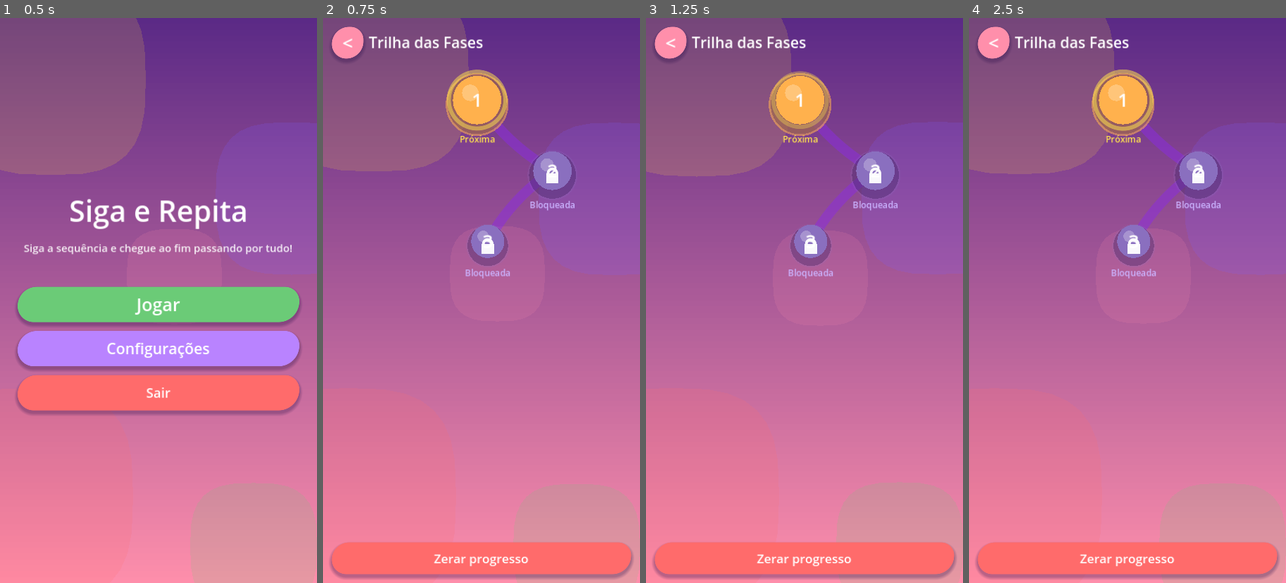
Above: before the commit, frames 1-4 (left to right).
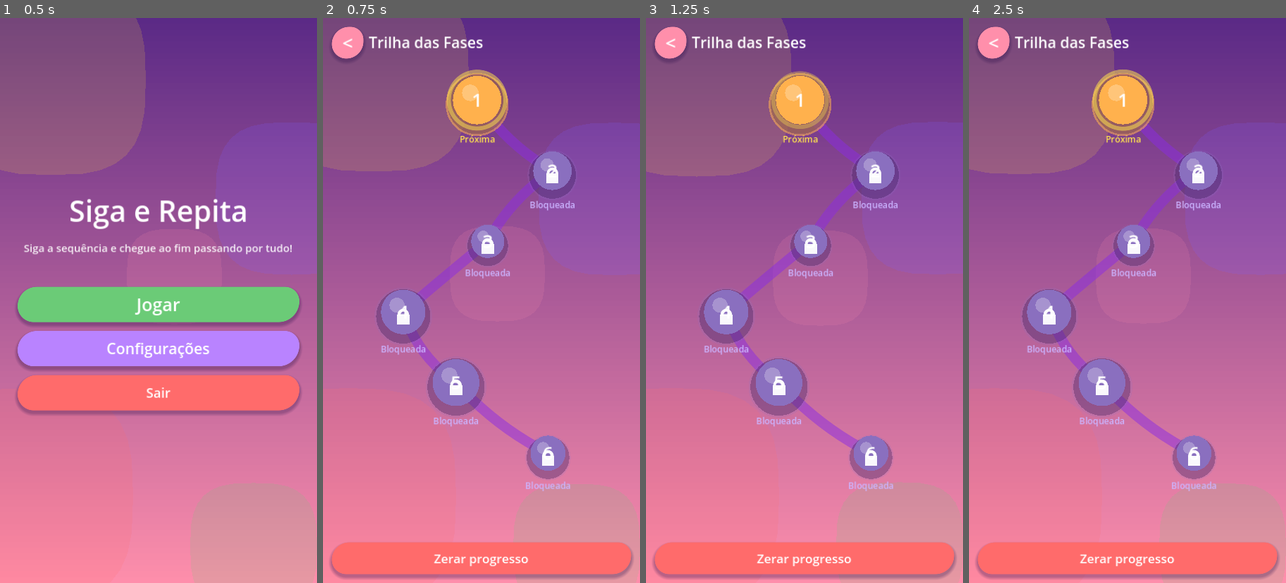
Above: after the commit, the same moments.

Repository: robertoaraujomf/Amarelo-Game-Siga-E-Repita
Game: Godot game, scene res://scenes/ui/MainMenu.tscn
Same seed, same stepped clock (60 frames per second), same inputs: the game is played once before the commit and once after it.
Inputs:
- Up to frame 1 (0.5 s): no input
- Up to frame 2 (0.75 s): click "Jogar" at 0.5 s
- Up to frame 3 (1.25 s): no input
- Up to frame 4 (2.5 s): click "<" at 1.25 s; click "Jogar" at 2 s

Frame 1 is identical in both runs. In frame 2, 4.7% of the frame differs, in the area x 16-78%, y 41-84%; in frame 3, 4.7%; in frame 4, 4.7%.

Commit message:
feat: fases 1-6 completas com notacao nova (&, §, br) e motor de regras atualizado

Diff:
--- a/levels/level_01.json
+++ b/levels/level_01.json
@@ -2,10 +2,10 @@
   "id": 1,
   "sequences": [["1", "2", "3", "4"]],
   "matrix": [
-    "XXX43XXXX",
-    "XXX12XXXX",
-    "XXX21XXXX",
-    "A1234XXXX",
-    "XXX41234B"
+    "X X X 4 3 X X X X br",
+    "x X X 1 2 X X X X br",
+    "x X X 2 1 X X X X br",
+    "& 1 2 3 4 X X X X br",
+    "X X X 4 1 2 3 4 § br"
   ]
 }
--- a/levels/level_02.json
+++ b/levels/level_02.json
@@ -1,9 +1,10 @@
 {
   "id": 2,
-  "sequences": [["1", "2", "3", "4"]],
+  "sequences": [["2", "5", "3", "9"]],
   "matrix": [
-    "A12",
-    "X43",
-    "XXB"
+    "X X & X X X X br",
+    "3 9 2 5 3 9 § br",
+    "5 9 5 2 X X X br",
+    "2 9 3 9 X X X br"
   ]
 }
--- a/levels/level_03.json
+++ b/levels/level_03.json
@@ -1,12 +1,11 @@
 {
   "id": 3,
-  "sequences": [
-    ["1", "3", "K", "9"],
-    ["2", "P", "5", "7", "8"]
-  ],
+  "sequences": [["B", "U", "1", "8"]],
   "matrix": [
-    "A13K",
-    "P2E9",
-    "578B"
+    "& U 1 8 X X X X X br",
+    "X X X B U X X X X br",
+    "X X X X 1 8 1 X X br",
+    "X X X X X B U X X br",
+    "X X X X X U 1 8 § br"
   ]
 }
--- /dev/null
+++ b/levels/level_04.json
@@ -0,0 +1,10 @@
+{
+  "id": 4,
+  "sequences": [["N", "6", "R", "4"]],
+  "matrix": [
+    "X 6 N X N 4 X X X br",
+    "X R 4 R 6 R X X X br",
+    "X 4 X X N 6 R 4 § br",
+    "& N 6 R 4 N X X X br"
+  ]
+}
--- /dev/null
+++ b/levels/level_05.json
@@ -0,0 +1,13 @@
+{
+  "id": 5,
+  "sequences": [["P", "1", "6", "7"]],
+  "matrix": [
+    "& X X X X § X X X X br",
+    "P X P 1 6 7 X X X X br",
+    "1 6 7 6 1 P 7 X 1 6 br",
+    "6 1 P 7 P 1 6 1 P 7 br",
+    "7 X 7 X 7 6 X 6 7 X br",
+    "P X 6 1 P 1 6 1 6 7 br",
+    "1 6 7 P 1 6 7 P 1 P br"
+  ]
+}
--- /dev/null
+++ b/levels/level_06.json
@@ -0,0 +1,12 @@
+{
+  "id": 6,
+  "sequences": [["L", "8", "P", "1"]],
+  "matrix": [
+    "& L 8 P 1 L 8 P 8 P 1 br",
+    "X X X X X X P 1 L 8 L br",
+    "X X X X X X 8 L 1 P X br",
+    "X X X X X X X X L X X br",
+    "X X X X X X X X 8 P 1 br",
+    "X X X X X X X X X X § br"
+  ]
+}
--- a/scripts/board/Board.gd
+++ b/scripts/board/Board.gd
@@ -38,7 +38,12 @@
 var _is_moving := false
 var _pending_win := false
 var _swipe_start := Vector2.ZERO
+var _swipe_current_pos := Vector2.ZERO
+var _swipe_last_pos := Vector2.ZERO
 var _swipe_active := false
+var _swipe_dir := Vector2i.ZERO
+var _swipe_touch_index := -1
+var _mouse_swiping := false
 var _history: Array = []            # snapshots para "desfazer"
 
 
@@ -134,6 +139,38 @@
 	if camera == null or player == null:
 		return
 	camera.position = _camera_target()
+	if _swipe_active and matrix != null:
+		var d_from_start := _swipe_current_pos - _swipe_start
+		var d_dir := _swipe_current_pos - _swipe_last_pos
+		_swipe_last_pos = _swipe_current_pos
+		var candidate_dir := _swipe_dir
+		if d_dir.length() >= 4.0 or d_from_start.length() >= SWIPE_MIN_DISTANCE:
+			var dd := d_dir
+			if dd.length() < 1.0:
+				dd = d_from_start
+			if dd.length() >= 1.0:
+				if absf(dd.x) >= absf(dd.y):
+					candidate_dir = Vector2i(int(signf(dd.x)), 0)
+				else:
+					candidate_dir = Vector2i(0, int(signf(dd.y)))
+		if candidate_dir != Vector2i.ZERO:
+			_swipe_dir = candidate_dir
+			if not _is_moving:
+				var target := player_cell + _swipe_dir
+				if matrix.is_inside(target) and rules.can_move(player_cell, target):
+					try_move(_swipe_dir)
+				else:
+					_swipe_active = false
+					_swipe_dir = Vector2i.ZERO
+					_swipe_touch_index = -1
+					_mouse_swiping = false
+		elif d_from_start.length() < SWIPE_MIN_DISTANCE:
+			pass
+		else:
+			_swipe_active = false
+			_swipe_dir = Vector2i.ZERO
+			_swipe_touch_index = -1
+			_mouse_swiping = false
 
 
 ## Segue o jogador suavemente, sem deformar proporcao, respeitando as margens
@@ -182,30 +219,71 @@
 
 # ------------------------------------------------------------------- input
 func _unhandled_input(event: InputEvent) -> void:
-	if matrix == null or _is_moving:
-		return
-
-	if event.is_action_pressed("move_up"):
-		try_move(Vector2i(0, -1)); return
-	if event.is_action_pressed("move_down"):
-		try_move(Vector2i(0, 1)); return
-	if event.is_action_pressed("move_left"):
-		try_move(Vector2i(-1, 0)); return
-	if event.is_action_pressed("move_right"):
-		try_move(Vector2i(1, 0)); return
+	if matrix == null:
+		return
+
+	if event is InputEventMouseButton:
+		if event.button_index == MOUSE_BUTTON_LEFT:
+			if event.pressed:
+				_swipe_start = event.position
+				_swipe_current_pos = event.position
+				_swipe_last_pos = event.position
+				_swipe_active = true
+				_mouse_swiping = true
+				_swipe_dir = Vector2i.ZERO
+				_swipe_touch_index = -1000
+			else:
+				_swipe_active = false
+				_mouse_swiping = false
+				_swipe_dir = Vector2i.ZERO
+				_swipe_touch_index = -1
 
 	if event is InputEventScreenTouch:
 		if event.pressed:
 			_swipe_start = event.position
+			_swipe_current_pos = event.position
+			_swipe_last_pos = event.position
 			_swipe_active = true
-		elif _swipe_active:
-			_swipe_active = false
-			_resolve_swipe(event.position - _swipe_start)
-	elif event is InputEventScreenDrag and _swipe_active:
-		var d: Vector2 = event.position - _swipe_start
-		if d.length() >= SWIPE_MIN_DISTANCE:
-			_swipe_active = false
-			_resolve_swipe(d)
+			_swipe_dir = Vector2i.ZERO
+			_swipe_touch_index = event.index
+		else:
+			if _swipe_active and ((_mouse_swiping and event.index == -1000) or event.index == _swipe_touch_index):
+				_swipe_active = false
+				_mouse_swiping = false
+				_swipe_dir = Vector2i.ZERO
+				_swipe_touch_index = -1
+	elif event is InputEventScreenDrag and _swipe_active and ((_mouse_swiping and event.index == -1000) or event.index == _swipe_touch_index):
+		_swipe_current_pos = event.position
+	elif event is InputEventMouseMotion and _swipe_active and _mouse_swiping:
+		_swipe_current_pos = event.position
+
+	if _is_moving and not (_swipe_active):
+		return
+
+	if event.is_action_pressed("move_up"):
+		_swipe_active = false
+		_swipe_dir = Vector2i.ZERO
+		_mouse_swiping = false
+		_swipe_touch_index = -1
+		try_move(Vector2i(0, -1)); return
+	if event.is_action_pressed("move_down"):
+		_swipe_active = false
+		_swipe_dir = Vector2i.ZERO
+		_mouse_swiping = false
+		_swipe_touch_index = -1
+		try_move(Vector2i(0, 1)); return
+	if event.is_action_pressed("move_left"):
+		_swipe_active = false
+		_swipe_dir = Vector2i.ZERO
+		_mouse_swiping = false
+		_swipe_touch_index = -1
+		try_move(Vector2i(-1, 0)); return
+	if event.is_action_pressed("move_right"):
+		_swipe_active = false
+		_swipe_dir = Vector2i.ZERO
+		_mouse_swiping = false
+		_swipe_touch_index = -1
+		try_move(Vector2i(1, 0)); return
 
 
 func _resolve_swipe(delta: Vector2) -> void:
@@ -245,6 +323,29 @@
 	if _pending_win:
 		_pending_win = false
 		won.emit()
+		return
+	if _swipe_active and matrix != null:
+		var d_from_start := _swipe_current_pos - _swipe_start
+		var d_dir := _swipe_current_pos - _swipe_last_pos
+		var candidate_dir := _swipe_dir
+		var dd := d_dir
+		if dd.length() < 1.0:
+			dd = d_from_start
+		if dd.length() >= 1.0 and (d_from_start.length() >= SWIPE_MIN_DISTANCE or dd.length() >= 4.0):
+			if absf(dd.x) >= absf(dd.y):
+				candidate_dir = Vector2i(int(signf(dd.x)), 0)
+			else:
+				candidate_dir = Vector2i(0, int(signf(dd.y)))
+		if candidate_dir != Vector2i.ZERO:
+			_swipe_dir = candidate_dir
+			var target := player_cell + _swipe_dir
+			if matrix.is_inside(target) and rules.can_move(player_cell, target):
+				try_move(_swipe_dir)
+				return
+		_swipe_active = false
+		_swipe_dir = Vector2i.ZERO
+		_swipe_touch_index = -1
+		_mouse_swiping = false
 
 
 func _emit_blocked() -> void:
--- a/scripts/board/LevelMatrix.gd
+++ b/scripts/board/LevelMatrix.gd
@@ -11,6 +11,8 @@
 const END_PRIMARY := "B"      # marcador de fim padrao (Fase 1 usa "B")
 const END_ALT := "F"          # "F" tambem e aceito como fim (spec original)
 const SPECIAL := "E"
+const START_MARK := "&"       # marcador alternativo de Início (posição inicial)
+const END_MARK := "§"         # marcador alternativo de Fim (posição final)
 
 var rows: int = 0
 var cols: int = 0
@@ -21,28 +23,39 @@
 
 
 func _init(raw: Array) -> void:
-	rows = raw.size()
-
-	# Primeira passada: quebra cada linha em tokens e descobre a largura.
+	# "br" funciona como quebra de linha entre as linhas do mapa.
 	var token_rows: Array = []
-	var width := 0
-	for y in rows:
-		var row_str := str(raw[y]).strip_edges()
+	for row in raw:
+		var row_str := str(row).strip_edges()
 		var toks: Array = []
 		if row_str.contains(" "):
 			for t in row_str.split(" ", false):
-				toks.append(t)
+				toks.append(str(t))
 		else:
 			for ch in row_str:
 				toks.append(ch)
-		token_rows.append(toks)
-		width = maxi(width, toks.size())
+		var cur: Array = []
+		for t in toks:
+			var tt: String = str(t)
+			if tt == "br":
+				if not cur.is_empty():
+					token_rows.append(cur)
+					cur = []
+				continue
+			cur.append(tt)
+		if not cur.is_empty():
+			token_rows.append(cur)
+
+	rows = maxi(token_rows.size(), 1)
+	var width := 0
+	for toks in token_rows:
+		width = maxi(width, int(toks.size()))
 	cols = maxi(width, 1)
 
 	# Segunda passada: monta a grade e localiza os marcadores.
 	var found_start := false
-	for y in rows:
-		var toks: Array = token_rows[y]
+	var y := 0
+	for toks in token_rows:
 		var line: Array = []
 		for x in cols:
 			var tok := EMPTY
@@ -58,6 +71,7 @@
 			elif is_special(tok):
 				special_positions.append(p)
 		cells.append(line)
+		y += 1
 
 	if not found_start:
 		push_warning("Fase sem posição inicial 'A'; usando (0,0).")
@@ -70,11 +84,11 @@
 
 
 static func is_start(s: String) -> bool:
-	return s == "A"
+	return s == START or s == START_MARK
 
 
 static func is_end(s: String) -> bool:
-	return s == END_PRIMARY or s == END_ALT
+	return s == END_MARK or s == END_ALT
 
 
 static func is_special(s: String) -> bool:
--- a/scripts/ui/MainMenu.gd
+++ b/scripts/ui/MainMenu.gd
@@ -45,6 +45,22 @@
 	quit.pressed.connect(func() -> void: get_tree().quit())
 	col.add_child(quit)
 
+	# TEMP DEBUG SCREENSHOT
+	var img := get_viewport().get_texture().get_image()
+	img.save_png("/tmp/opencode/shot_menu2.png")
+	print("SHOT2_SAVED")
+
+
+var _dbg_frames := 0
+
+
+func _process(_d: float) -> void:
+	_dbg_frames += 1
+	if _dbg_frames == 5:
+		var img2 := get_viewport().get_texture().get_image()
+		img2.save_png("/tmp/opencode/shot_menu2.png")
+		print("SHOT2_SAVED_AGAIN")
+
 
 func _gap(h: int) -> Control:
 	var c := Control.new()
--- a/scripts/util/StyleFactory.gd
+++ b/scripts/util/StyleFactory.gd
@@ -11,8 +11,10 @@
 	"4": Color("4d96ff"),
 	"E": Color("b983ff"),
 	"A": Color("2ec4b6"),
+	"&": Color("2ec4b6"),      # Início alternativo (&)
 	"B": Color("ff5da2"),
 	"F": Color("ff5da2"),
+	"§": Color("ff5da2"),      # Fim alternativo (§)
 }
 
 const BG_TOP := Color("5b2a86")
